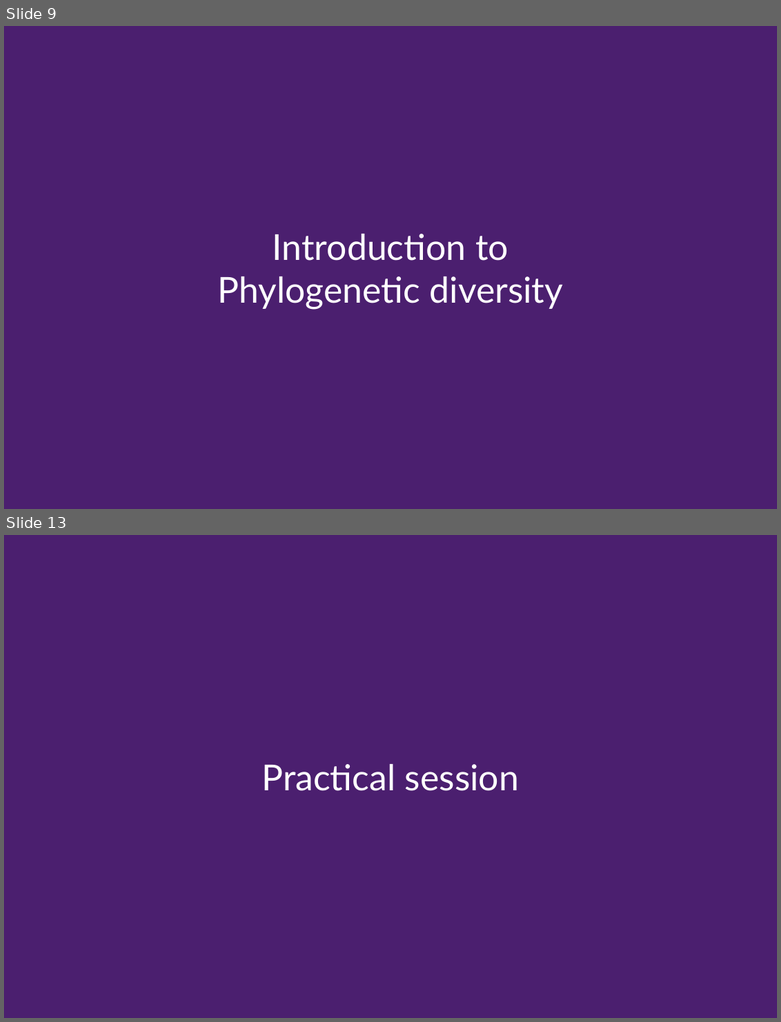
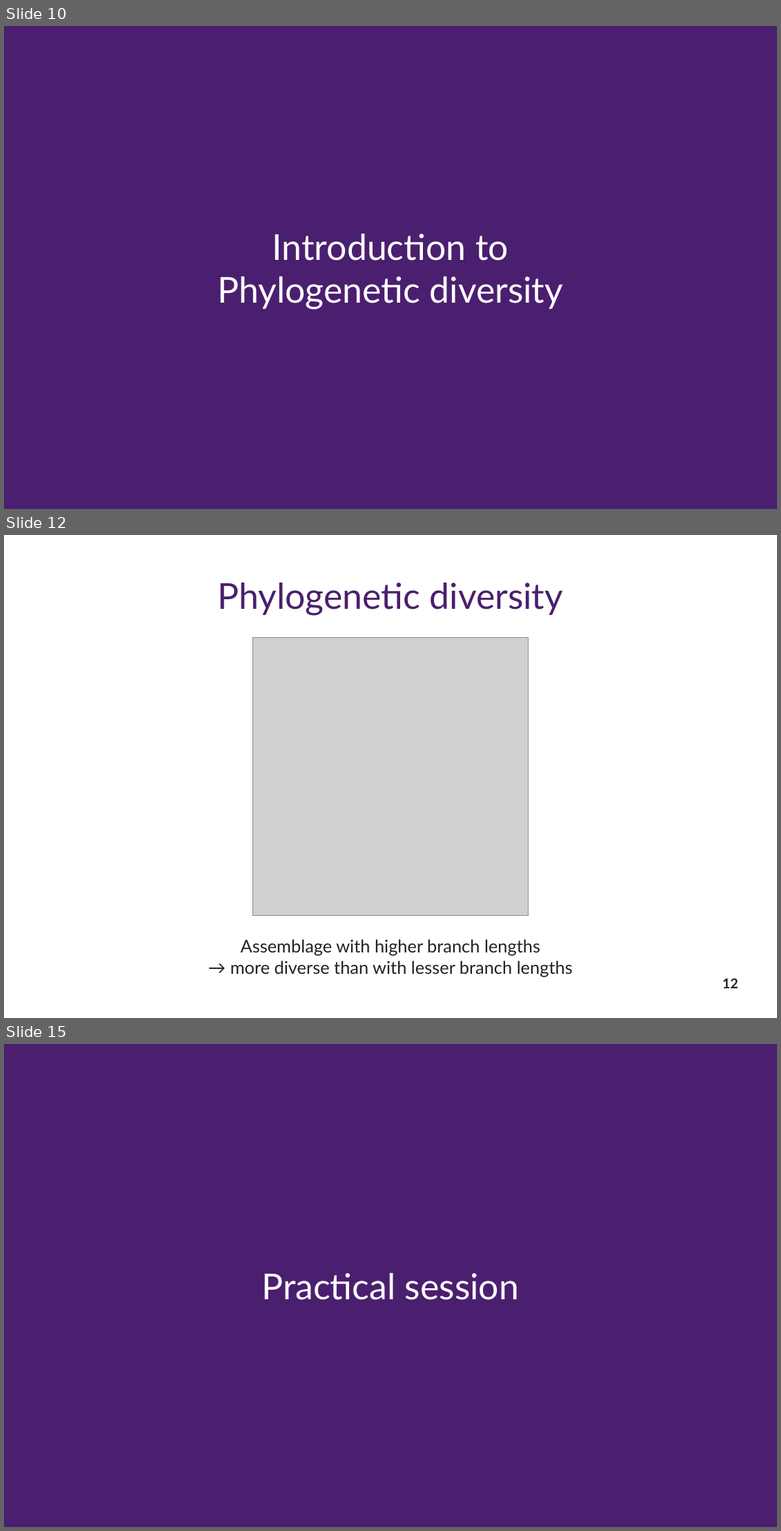
Before and after one commit to Rekyt/biodiversity_facets_tutorial, a slide deck: biodiversity_facets_presentation.odp. Shown one above the other, each under a label of ours: slides 9 and 13 before the commit, slides 10, 12 and 15 after it; the slides between them are not shown. The pictures are 781x1022 and 781x1531 pixels, drawn with LibreOffice and Linux fonts; fonts in the diff are those of the drawing; grey boxes stand for pictures. Boxes give left, top, right and bottom in pixels: in the first picture for what was removed or moved away, otherwise in the second. Text is boxed around its words. In the diff, an @@ line names an element or a change of style, - is before the commit and + after.

```diff
--- a/biodiversity_facets_presentation.odp
+++ b/biodiversity_facets_presentation.odp
@@ slide 12 added at bbox=[4, 535, 777, 1018], background #FFFFFF @@
@@ title added at bbox=[217, 583, 564, 615], 36.7 pt, text #4B1F6F @@
+Phylogenetic diversity
@@ picture added at bbox=[253, 637, 528, 915] @@
@@ text added at bbox=[230, 939, 573, 977], 18 pt, text #222222 @@
+Assemblage with higher branch lengths
+→ more diverse than with lesser branch lengths
@@ page number added at bbox=[722, 978, 738, 988], 14 pt, text #222222, bold @@
+12
@@ what was slide 9 is now slide 10 @@
@@ what was slide 13 is now slide 15 @@
```
Also in this commit, not shown: 4 slides changed, 8 other slides added, 4 slides removed.
